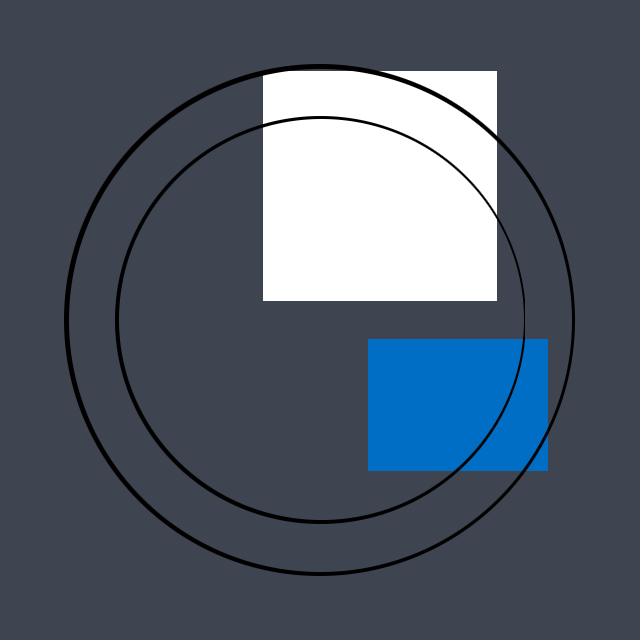
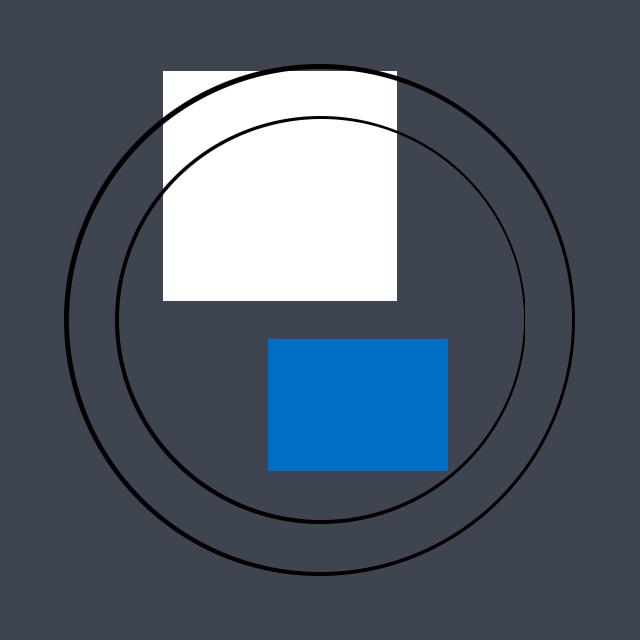
Revision of a layered w=640, h=640 image; what changed, layer by layer:
pixels changed over [163, 71, 548, 471] (layer not identified)
